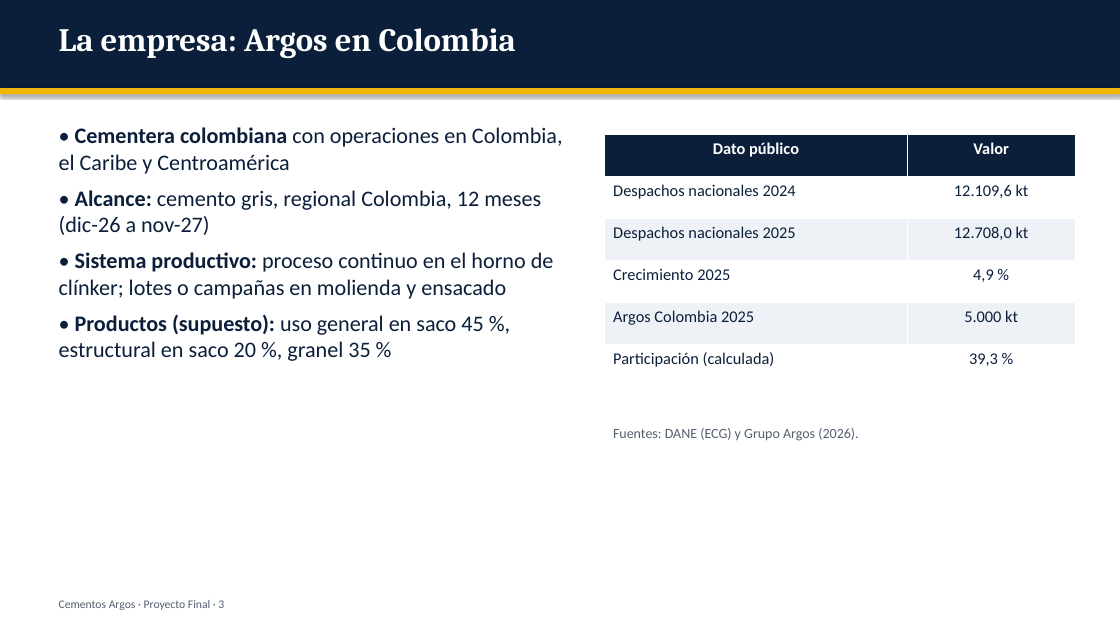
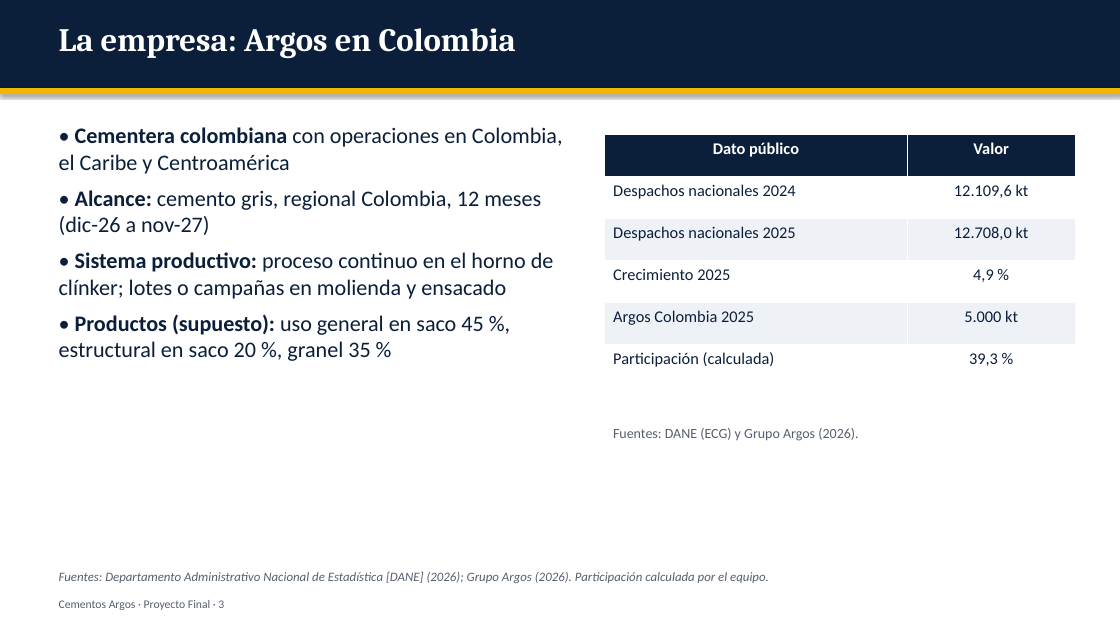
Before and after one commit to mauxysalcedo/mauxysalcedo.github.io, a slide deck: slide 3 of proyecto_final/Presentacion_Proyecto_Final_Argos.pptx. Drawn at 1120x630 pixels with LibreOffice and Linux fonts; fonts in the diff are those of the drawing. Boxes give left, top, right and bottom in pixels: in the first picture for what was removed or moved away, otherwise in the second. Text is boxed around its words. In the diff, an @@ line names an element or a change of style, - is before the commit and + after.

```diff
--- a/proyecto_final/Presentacion_Proyecto_Final_Argos.pptx
+++ b/proyecto_final/Presentacion_Proyecto_Final_Argos.pptx
@@ text added at (x1=59, y1=571, x2=769, y2=583), 11 pt, text #555F70, italic @@
+Fuentes: Departamento Administrativo Nacional de Estadística [DANE] (2026); Grupo Argos (2026). Participación calculada por el equipo.
```
Also in this commit, not shown: 5 other slides changed, 1 slide added, 5 other files.
